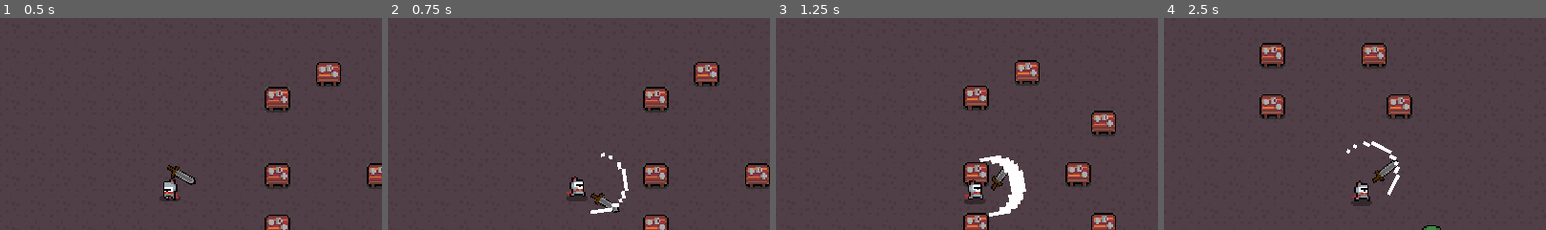
Above: before the commit, frames 1-4 (left to right).
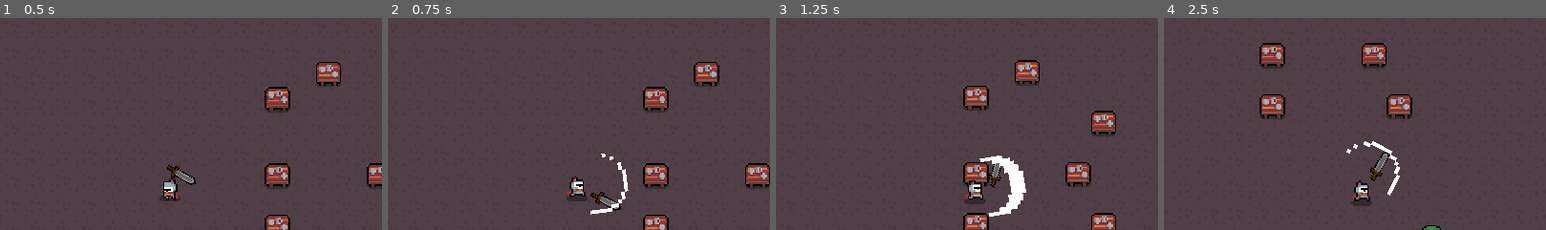
Above: after the commit, the same moments.

Repository: sinanjurequiem/betterblooket
Game: Godot game, scene res://testmain.tscn
Same seed, same stepped clock (60 frames per second), same inputs: the game is played once before the commit and once after it.
Inputs (mouse positions are % of the whole screen's width and height, from its top left):
- Up to frame 1 (0.5 s): no input
- Up to frame 2 (0.75 s): tap Enter at 0.5 s; move the mouse to (72, 46) at 0.52 s; press the mouse at (72, 46) at 0.53 s; hold Right (ui_right) from 0.53 s (still down)
- Up to frame 3 (1.25 s): keep holding Right (ui_right)
- Up to frame 4 (2.5 s): move the mouse to (30, 56) at 1.27 s; release Right (ui_right) at 1.28 s; release the mouse at (30, 56) at 1.28 s; hold Down (ui_down) 1.28-2.03 s; click (30, 56) at 1.35 s; move the mouse to (60, 28) at 2.02 s; press the mouse at (60, 28) at 2.03 s; hold Right (ui_right) from 2.03 s (still down)
The pictures show only the part of the screen within x 28-78%, y 10-60%; the shares and areas given below are measured in that part.

Frame 1 is identical in both runs. In frame 2, 0.3% of the frame differs, in the area x 53-63%, y 63-93%; in frame 3, 0.4%; in frame 4, 0.6%, in the area x 48-62%, y 58-83%.

Commit message:
Weapon Fixes
Split weapon scripts into multiple files, started default weapon

Diff:
--- a/Characters/Player/Player.gd
+++ b/Characters/Player/Player.gd
@@ -16,11 +16,12 @@
 	elif mouse_direction.x < 0 and not animated_sprite.flip_h:
 		animated_sprite.flip_h = true
 
-	weapon.rotation = mouse_direction.angle()
-	if weapon.scale.y == 1 and mouse_direction.x < 0:
-		weapon.scale.y = -1
-	elif weapon.scale.y == -1 and mouse_direction.x > 0:
-		weapon.scale.y = 1
+	if not weapon_animation_player.is_playing():
+		weapon.rotation = mouse_direction.angle()
+		if weapon.scale.y == 1 and mouse_direction.x < 0:
+			weapon.scale.y = -1
+		elif weapon.scale.y == -1 and mouse_direction.x > 0:
+			weapon.scale.y = 1
 
 	get_input()
 
@@ -34,13 +35,3 @@
 		direction+= Vector2.RIGHT
 	if Input.is_action_pressed("ui_left"):
 		direction+= Vector2.LEFT
-	if Input.is_action_pressed("ui_attack_main") and not weapon_animation_player.is_playing():
-		#emit_signal("main_attack")
-		if weapon_up:
-			weapon_animation_player.play("slashdown")
-			weapon_up = false
-			print("slashdown")
-		elif not weapon_up:
-			weapon_animation_player.play("slashup")
-			weapon_up = true
-			print("slashup")
--- a/Characters/Player/Player.tscn
+++ b/Characters/Player/Player.tscn
@@ -5,7 +5,7 @@
 [ext_resource path="res://Textures (placeholder)/heroes/knight/knight_idle_spritesheet.png" type="Texture" id=3]
 [ext_resource path="res://Characters/Player/Player.gd" type="Script" id=4]
 [ext_resource path="res://Characters/Player/PlayerSM.gd" type="Script" id=5]
-[ext_resource path="res://Weapons/Melee/Sword.tscn" type="PackedScene" id=6]
+[ext_resource path="res://Weapons/Melee/Swords/Sword.tscn" type="PackedScene" id=6]
 
 [sub_resource type="AtlasTexture" id=26]
 atlas = ExtResource( 3 )
--- /dev/null
+++ b/Weapons/Melee/SlashSM.gd
@@ -0,0 +1 @@
+extends StateMachine
--- /dev/null
+++ b/Weapons/Melee/Swords/Sword.gd
@@ -0,0 +1,18 @@
+extends SlashingWeapon
+
+var weapon_up = true
+
+func _process(delta) -> void:
+	get_input()
+
+func get_input() -> void:
+	if Input.is_action_pressed("ui_attack_main") and not animation_player.is_playing():
+		#emit_signal("main_attack")
+		if weapon_up:
+			animation_player.play("slashdown")
+			weapon_up = false
+			print("slashdown")
+		elif not weapon_up:
+			animation_player.play("slashup")
+			weapon_up = true
+			print("slashup")
--- a/Weapons/Melee/Sword.tscn
+++ b/Weapons/Melee/Swords/Sword.tscn
@@ -1,8 +1,9 @@
-[gd_scene load_steps=11 format=2]
-
-[ext_resource path="res://Textures/Weapons/BaseSword.png" type="Texture" id=1]
-[ext_resource path="res://Helper Scripts/StateMachine.gd" type="Script" id=2]
+[gd_scene load_steps=12 format=2]
+
+[ext_resource path="res://Helper Scripts/StateMachine.gd" type="Script" id=1]
+[ext_resource path="res://Weapons/Melee/Swords/Sword.gd" type="Script" id=2]
 [ext_resource path="res://Textures (placeholder)/effects (new)/slash_effect_anim_spritesheet.png" type="Texture" id=3]
+[ext_resource path="res://Textures/Weapons/BaseSword.png" type="Texture" id=4]
 
 [sub_resource type="AtlasTexture" id=3]
 atlas = ExtResource( 3 )
@@ -206,13 +207,14 @@
 }
 
 [node name="Weapon" type="Node2D" groups=["Melee", "Weapon"]]
+script = ExtResource( 2 )
 
 [node name="Pivot Point" type="Node2D" parent="."]
 
 [node name="Sword" type="Sprite" parent="Pivot Point"]
 position = Vector2( 7, -10 )
 rotation = -2.35619
-texture = ExtResource( 1 )
+texture = ExtResource( 4 )
 offset = Vector2( 6, -5 )
 
 [node name="AnimatedSprite" type="AnimatedSprite" parent="."]
--- /dev/null
+++ b/Weapons/Melee/default_slash.gd
@@ -0,0 +1,10 @@
+extends Weapon
+class_name SlashingWeapon, "res://Textures/Weapons/BaseSword.png"
+
+export var stages: int = 1
+export var combo: int = 1
+
+export var damagetype:= "default" # can be set to default, fire, poison, ice, electric
+
+onready var effect = $"Effect"
+onready var animation_player = $"AnimationPlayer"
--- /dev/null
+++ b/Weapons/Melee/default_slash.tscn
@@ -0,0 +1,232 @@
+[gd_scene load_steps=12 format=2]
+
+[ext_resource path="res://Textures/Weapons/BaseSword.png" type="Texture" id=1]
+[ext_resource path="res://Helper Scripts/StateMachine.gd" type="Script" id=2]
+[ext_resource path="res://Textures (placeholder)/effects (new)/slash_effect_anim_spritesheet.png" type="Texture" id=3]
+[ext_resource path="res://Weapons/Melee/default_slash.gd" type="Script" id=4]
+
+[sub_resource type="AtlasTexture" id=3]
+atlas = ExtResource( 3 )
+region = Rect2( 0, 0, 16, 16 )
+
+[sub_resource type="AtlasTexture" id=4]
+atlas = ExtResource( 3 )
+region = Rect2( 16, 0, 16, 16 )
+
+[sub_resource type="AtlasTexture" id=5]
+atlas = ExtResource( 3 )
+region = Rect2( 32, 0, 16, 16 )
+
+[sub_resource type="SpriteFrames" id=6]
+animations = [ {
+"frames": [ SubResource( 3 ), SubResource( 4 ), SubResource( 5 ) ],
+"loop": true,
+"name": "default",
+"speed": 5.0
+} ]
+
+[sub_resource type="Animation" id=1]
+length = 0.001
+tracks/0/type = "value"
+tracks/0/path = NodePath(".:rotation_degrees")
+tracks/0/interp = 1
+tracks/0/loop_wrap = true
+tracks/0/imported = false
+tracks/0/enabled = true
+tracks/0/keys = {
+"times": PoolRealArray( 0 ),
+"transitions": PoolRealArray( 1 ),
+"update": 0,
+"values": [ 0.0 ]
+}
+tracks/1/type = "value"
+tracks/1/path = NodePath("Pivot Point/Sword:rotation_degrees")
+tracks/1/interp = 1
+tracks/1/loop_wrap = true
+tracks/1/imported = false
+tracks/1/enabled = true
+tracks/1/keys = {
+"times": PoolRealArray( 0 ),
+"transitions": PoolRealArray( 1 ),
+"update": 0,
+"values": [ -135.0 ]
+}
+tracks/2/type = "value"
+tracks/2/path = NodePath(".:position")
+tracks/2/interp = 1
+tracks/2/loop_wrap = true
+tracks/2/imported = false
+tracks/2/enabled = true
+tracks/2/keys = {
+"times": PoolRealArray( 0 ),
+"transitions": PoolRealArray( 1 ),
+"update": 0,
+"values": [ Vector2( 0, 0 ) ]
+}
+tracks/3/type = "value"
+tracks/3/path = NodePath("Pivot Point:rotation_degrees")
+tracks/3/interp = 1
+tracks/3/loop_wrap = true
+tracks/3/imported = false
+tracks/3/enabled = true
+tracks/3/keys = {
+"times": PoolRealArray( 0 ),
+"transitions": PoolRealArray( 1 ),
+"update": 0,
+"values": [ 0.0 ]
+}
+tracks/4/type = "value"
+tracks/4/path = NodePath("Effect:frame")
+tracks/4/interp = 1
+tracks/4/loop_wrap = true
+tracks/4/imported = false
+tracks/4/enabled = true
+tracks/4/keys = {
+"times": PoolRealArray( 0 ),
+"transitions": PoolRealArray( 1 ),
+"update": 0,
+"values": [ 0 ]
+}
+tracks/5/type = "value"
+tracks/5/path = NodePath("Effect:visible")
+tracks/5/interp = 1
+tracks/5/loop_wrap = true
+tracks/5/imported = false
+tracks/5/enabled = true
+tracks/5/keys = {
+"times": PoolRealArray( 0 ),
+"transitions": PoolRealArray( 1 ),
+"update": 0,
+"values": [ false ]
+}
+
+[sub_resource type="Animation" id=2]
+resource_name = "slashdown"
+length = 0.3
+step = 0.025
+tracks/0/type = "value"
+tracks/0/path = NodePath("Pivot Point/Sword:rotation_degrees")
+tracks/0/interp = 1
+tracks/0/loop_wrap = true
+tracks/0/imported = false
+tracks/0/enabled = true
+tracks/0/keys = {
+"times": PoolRealArray( 0, 0.15, 0.2 ),
+"transitions": PoolRealArray( 1, 1, 1 ),
+"update": 0,
+"values": [ -135.0, 0.0, 5.0 ]
+}
+tracks/1/type = "value"
+tracks/1/path = NodePath("Pivot Point:rotation_degrees")
+tracks/1/interp = 1
+tracks/1/loop_wrap = true
+tracks/1/imported = false
+tracks/1/enabled = true
+tracks/1/keys = {
+"times": PoolRealArray( 0, 0.15, 0.2 ),
+"transitions": PoolRealArray( 1, 1, 1 ),
+"update": 0,
+"values": [ 0.0, 70.0, 80.0 ]
+}
+tracks/2/type = "value"
+tracks/2/path = NodePath("Effect:frame")
+tracks/2/interp = 1
+tracks/2/loop_wrap = true
+tracks/2/imported = false
+tracks/2/enabled = true
+tracks/2/keys = {
+"times": PoolRealArray( 0.05, 0.125, 0.2 ),
+"transitions": PoolRealArray( 1, 1, 1 ),
+"update": 1,
+"values": [ 0, 1, 2 ]
+}
+tracks/3/type = "value"
+tracks/3/path = NodePath("Effect:visible")
+tracks/3/interp = 1
+tracks/3/loop_wrap = true
+tracks/3/imported = false
+tracks/3/enabled = true
+tracks/3/keys = {
+"times": PoolRealArray( 0, 0.05, 0.3 ),
+"transitions": PoolRealArray( 1, 1, 1 ),
+"update": 1,
+"values": [ false, true, false ]
+}
+
+[sub_resource type="Animation" id=7]
+resource_name = "slashup"
+length = 0.3
+step = 0.025
+tracks/0/type = "value"
+tracks/0/path = NodePath("Pivot Point:rotation_degrees")
+tracks/0/interp = 1
+tracks/0/loop_wrap = true
+tracks/0/imported = false
+tracks/0/enabled = true
+tracks/0/keys = {
+"times": PoolRealArray( 0, 0.15 ),
+"transitions": PoolRealArray( 1, 1 ),
+"update": 0,
+"values": [ 80.0, 0.0 ]
+}
+tracks/1/type = "value"
+tracks/1/path = NodePath("Pivot Point/Sword:rotation_degrees")
+tracks/1/interp = 1
+tracks/1/loop_wrap = true
+tracks/1/imported = false
+tracks/1/enabled = true
+tracks/1/keys = {
+"times": PoolRealArray( 0, 0.15 ),
+"transitions": PoolRealArray( 1, 1 ),
+"update": 0,
+"values": [ 0.0, -135.0 ]
+}
+tracks/2/type = "value"
+tracks/2/path = NodePath("Effect:visible")
+tracks/2/interp = 1
+tracks/2/loop_wrap = true
+tracks/2/imported = false
+tracks/2/enabled = true
+tracks/2/keys = {
+"times": PoolRealArray( 0, 0.05, 0.3 ),
+"transitions": PoolRealArray( 1, 1, 1 ),
+"update": 1,
+"values": [ false, true, false ]
+}
+tracks/3/type = "value"
+tracks/3/path = NodePath("Effect:frame")
+tracks/3/interp = 1
+tracks/3/loop_wrap = true
+tracks/3/imported = false
+tracks/3/enabled = true
+tracks/3/keys = {
+"times": PoolRealArray( 0.05, 0.125, 0.2 ),
+"transitions": PoolRealArray( 1, 1, 1 ),
+"update": 1,
+"values": [ 0, 1, 2 ]
+}
+
+[node name="Weapon" type="Node2D" groups=["Melee", "Weapon"]]
+script = ExtResource( 4 )
+
+[node name="Pivot Point" type="Node2D" parent="."]
+
+[node name="Sword" type="Sprite" parent="Pivot Point"]
+position = Vector2( 7, -10 )
+rotation = -2.35619
+texture = ExtResource( 1 )
+offset = Vector2( 6, -5 )
+
+[node name="Effect" type="AnimatedSprite" parent="."]
+visible = false
+position = Vector2( 25.5, -1.5 )
+scale = Vector2( 2.3125, 2.3125 )
+frames = SubResource( 6 )
+
+[node name="AnimationPlayer" type="AnimationPlayer" parent="."]
+anims/RESET = SubResource( 1 )
+anims/slashdown = SubResource( 2 )
+anims/slashup = SubResource( 7 )
+
+[node name="StateMachine" type="Node" parent="."]
+script = ExtResource( 2 )
--- a/Weapons/default_slash.gd
+++ /dev/null
@@ -1,2 +0,0 @@
-extends Weapon
-class_name SlashingWeapon
--- a/project.godot
+++ b/project.godot
@@ -32,7 +32,7 @@
 "base": "Weapon",
 "class": "SlashingWeapon",
 "language": "GDScript",
-"path": "res://Weapons/default_slash.gd"
+"path": "res://Weapons/Melee/default_slash.gd"
 }, {
 "base": "Weapon",
 "class": "StabbingWeapon",
@@ -59,7 +59,7 @@
 "Character": "res://Textures (placeholder)/heroes/knight/knight_idle_anim_f0.png",
 "Enemy": "res://Textures (placeholder)/enemies/slime/slime_idle_anim_f0.png",
 "Firearm": "",
-"SlashingWeapon": "",
+"SlashingWeapon": "res://Textures/Weapons/BaseSword.png",
 "StabbingWeapon": "",
 "StateMachine": "",
 "ThrowingWeapon": "",
Not shown, changed: .mono/metadata/ide_messaging_meta.txt
Not shown: 1 places in Weapons/Melee/Swords/Sword.tscn that only renumber resources
